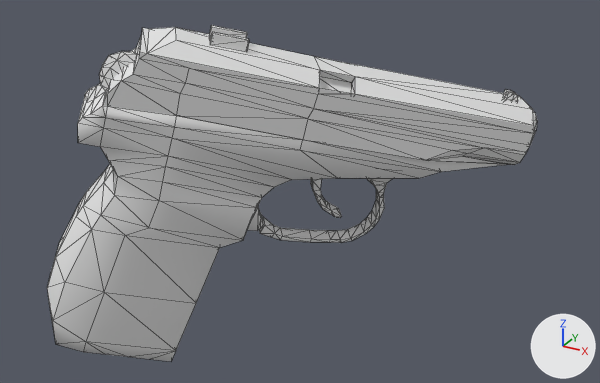
Renders of the OBJ model Vertex_Animation_Compiler/Assets/Makarov_Pistol_Draw41.obj from each side of a commit.
Rendered twice from a 50 mm lens placed at (0.4981, -0.1786, -0.0273), pointed at (0.3706, 0.0532, -0.1432). Lighting does not change. The marker at lower right points along +X, +Y and +Z. Mesh edges are drawn as thin lines. Materials are left out; every surface is plain grey. Where no turn or scale is listed for an object, it has been applied to the vertices.

Objects in the first picture: 'Rest_of_the_gun_Sphere', 'Top_Slider.001_Sphere.002', 'Top_Slider_Sphere.001'.
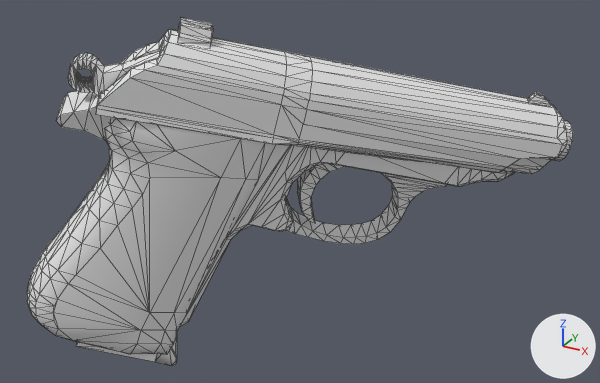
Where the change shows, as pixel boxes (x1, y1, x2, y2) in the pictures (600 x 383 px):
'Rest_of_the_gun_Sphere', reshaped
    before: (47, 83, 537, 361)
    after: (27, 118, 573, 354)
'Top_Slider_Sphere.001', reshaped (9% wider, 11% taller)
    before: (103, 25, 535, 165)
    after: (96, 18, 567, 174)
'Rest_of_the_gun_Sphere.001', added
    after: (56, 91, 514, 326)
'Top_Slider.001_Sphere.002', reshaped
    before: (99, 51, 137, 91)
    after: (68, 51, 160, 96)
'Magazine_Cube.011', reshaped (not visible before)
    after: (76, 334, 177, 365)
part 2 of me_rest_of_the_gun_sphere, rebuilt
    before: (47, 83, 507, 361)
    after: (27, 118, 277, 354)
part 3 of me_rest_of_the_gun_sphere, rebuilt
    before: (311, 179, 342, 218)
    after: (297, 164, 345, 223)
part 4 of me_rest_of_the_gun_sphere, rebuilt
    before: (529, 111, 537, 147)
    after: (551, 120, 573, 161)
part 5 of me_rest_of_the_gun_sphere, added
    after: (285, 173, 447, 244)
part 7 of me_top_slider_001_sphere_002, deleted
    before: (99, 51, 137, 91)
part 8 of me_top_slider_001_sphere_002, built on
    after: (68, 51, 160, 96)
part 9 of me_top_slider_sphere_001, rebuilt (9% wider)
    before: (103, 27, 535, 165)
    after: (96, 30, 567, 174)
part 10 of me_top_slider_sphere_001, added
    after: (178, 18, 213, 47)
part 11 of me_top_slider_sphere_001, added
    after: (528, 92, 551, 106)
part 12 of me_top_slider_sphere_001, deleted
    before: (503, 89, 518, 102)
part 13 of me_top_slider_sphere_001, deleted
    before: (209, 25, 249, 52)

Diff of the bpy script that builds the scene:
```diff
--- a/Vertex_Animation_Compiler/Assets/Makarov_Pistol_Draw41.obj.py
+++ b/Vertex_Animation_Compiler/Assets/Makarov_Pistol_Draw41.obj.py
@@ me_magazine_cube_011 @@
-me_magazine_cube_011.from_pydata(...)  # 140 vertices, 222 faces; spans x 0.3062..0.3566, y 0.0086..0.0448, z -0.204..-0.1221
+me_magazine_cube_011.from_pydata(...)  # 164 vertices, 270 faces; spans x 0.2965..0.3616, y -0.0006..0.0489, z -0.2066..-0.1215
+# me_magazine_cube_011 part 1: the loose piece of 44 vertices spanning x 0.3062..0.3566, y 0.0086..0.0448, z -0.204..-0.1221 is rebuilt with 68 vertices and now spans x 0.2965..0.3616, y -0.0006..0.0489, z -0.2066..-0.1215
@@ me_rest_of_the_gun_sphere @@
-me_rest_of_the_gun_sphere.from_pydata(...)  # 272 vertices, 525 faces; spans x 0.2911..0.4396, y -0.006..0.1059, z -0.2037..-0.103
+me_rest_of_the_gun_sphere.from_pydata(...)  # 446 vertices, 876 faces; spans x 0.289..0.4504, y -0.0092..0.1127, z -0.2011..-0.1063
+# me_rest_of_the_gun_sphere part 2: the loose piece of 212 vertices spanning x 0.2911..0.4316, y -0.006..0.099, z -0.2037..-0.103 is rebuilt with 198 vertices and now spans x 0.289..0.3713, y -0.0092..0.0544, z -0.2011..-0.1063
+# me_rest_of_the_gun_sphere part 3: the loose piece of 36 vertices spanning x 0.3674..0.3834, y 0.0493..0.0651, z -0.1533..-0.1318 is rebuilt with 44 vertices and now spans x 0.3682..0.3873, y 0.0492..0.0651, z -0.1539..-0.1206
+# me_rest_of_the_gun_sphere part 4: the loose piece of 24 vertices spanning x 0.3926..0.4396, y 0.0651..0.1059, z -0.1315..-0.106 is rebuilt with 128 vertices and now spans x 0.3939..0.4504, y 0.0649..0.1127, z -0.1354..-0.1076
+# me_rest_of_the_gun_sphere part 5: a new loose piece of 76 vertices spanning x 0.3612..0.415, y 0.0448..0.0868, z -0.1631..-0.1336
+# me_rest_of_the_gun_sphere part 6: the surface is now shaded flat
@@ me_top_slider_001_sphere_002 @@
-me_top_slider_001_sphere_002.from_pydata(...)  # 31 vertices, 42 faces, 1 loose edge; spans x 0.3156..0.3344, y 0.0049..0.0251, z -0.1053..-0.091
+me_top_slider_001_sphere_002.from_pydata(...)  # 124 vertices, 248 faces; spans x 0.3125..0.3565, y 0.0042..0.0404, z -0.1118..-0.091
+# me_top_slider_001_sphere_002 part 7: the loose piece of 29 vertices spanning x 0.3211..0.3344, y 0.0129..0.0221, z -0.1053..-0.091 is deleted
+# me_top_slider_001_sphere_002 part 8: 2 vertices removed from x 0.3156..0.3306, y 0.0049..0.0251, z -0.105..-0.1032; 124 vertices added at x 0.3125..0.3565, y 0.0042..0.0404, z -0.1118..-0.091
@@ me_top_slider_sphere_001 @@
-me_top_slider_sphere_001.from_pydata(...)  # 131 vertices, 237 faces; spans x 0.3145..0.4401, y 0.0041..0.1073, z -0.136..-0.0847
+me_top_slider_sphere_001.from_pydata(...)  # 222 vertices, 428 faces; spans x 0.313..0.4499, y 0.0015..0.1138, z -0.1387..-0.0816
+# me_top_slider_sphere_001 part 9: the loose piece of 76 vertices spanning x 0.3145..0.4401, y 0.0041..0.1073, z -0.136..-0.0854 is rebuilt with 142 vertices and now spans x 0.313..0.4499, y 0.0015..0.1138, z -0.1387..-0.085
+# me_top_slider_sphere_001 part 10: a new loose piece of 24 vertices spanning x 0.3391..0.3534, y 0.0223..0.0367, z -0.0897..-0.0816
+# me_top_slider_sphere_001 part 11: a new loose piece of 20 vertices spanning x 0.4344..0.4419, y 0.0969..0.1032, z -0.115..-0.1102
+# me_top_slider_sphere_001 part 12: the loose piece of 26 vertices spanning x 0.4265..0.4322, y 0.0918..0.0971, z -0.1146..-0.1093 is deleted
+# me_top_slider_sphere_001 part 13: 29 vertices removed from x 0.3466..0.3619, y 0.0294..0.0441, z -0.0916..-0.0847
@@ ob_rest_of_the_gun_sphere_001 @@
+ob_rest_of_the_gun_sphere_001 = bpy.data.objects.new('Rest_of_the_gun_Sphere.001', me_rest_of_the_gun_sphere_001)  # 166 vertices, 324 faces; spans x 0.3051..0.4343, y -0.0025..0.1009, z -0.1921..-0.1026
+ob_rest_of_the_gun_sphere_001.location = (0.0, 0.0, 0.0)
```
